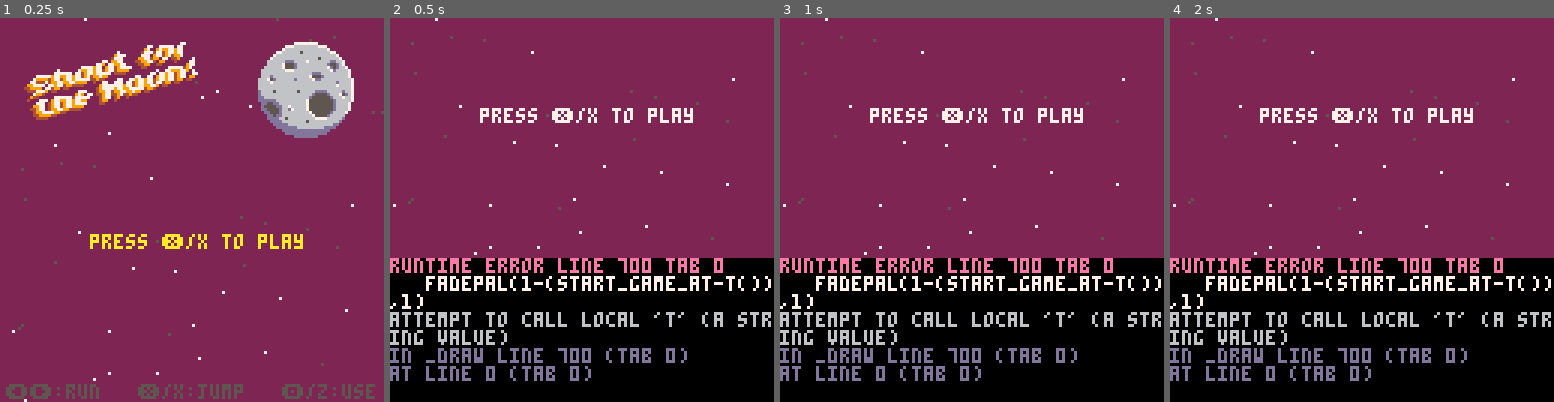
Above: before the commit, frames 1-4 (left to right).
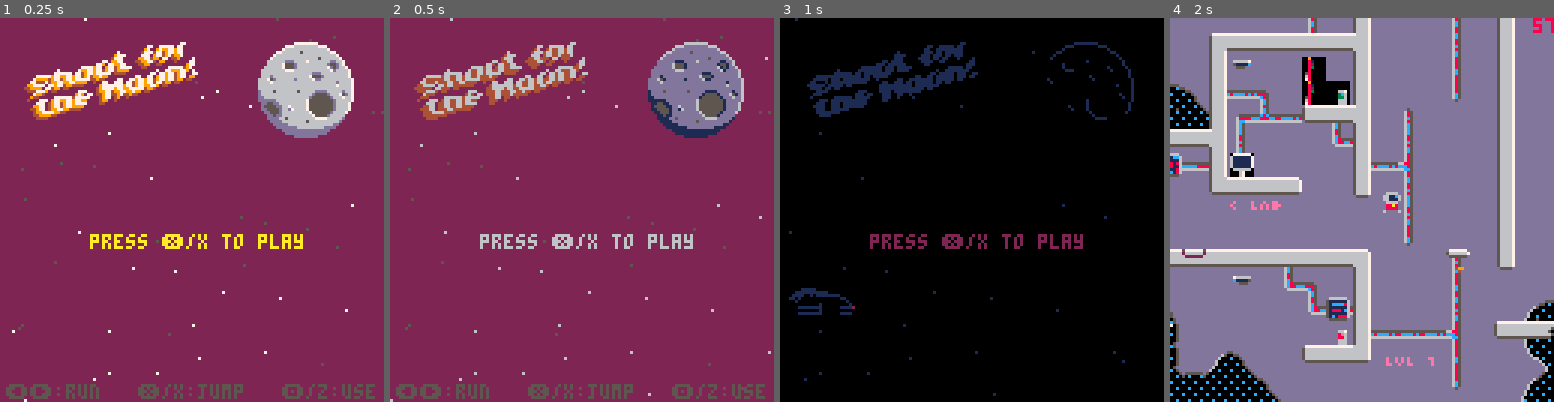
Above: after the commit, the same moments.

Repository: jgradim/gameoff-2020
Game: PICO-8 cartridge moonshot.p8
Two runs of this game, one before a commit and one after it. Both use one fixed random seed, a clock stepped at 60 frames per second and the inputs below.
Inputs:
- Up to frame 1 (0.25 s): no input
- Up to frame 2 (0.5 s): tap X (X key) at 0.33 s
- Up to frame 3 (1 s): tap O (Z key) at 0.7 s
- Up to frame 4 (2 s): tap X (X key) at 1.07, 1.85 s; hold Right from 1.6 s (still down); tap O (Z key) at 1.7 s

Frame 1 is identical in both runs. In frame 2, 48% of the frame differs, in the area x 0-100%, y 0-100%; in frame 3, 69%; in frame 4, 96%.
Error before the commit: runtime error line 700 tab 0; fadepal(1-(start_game_at-t()),1); attempt to call local 't' (a string value)

Commit message:
Fix variable name

Diff:
--- a/moonshot.p8
+++ b/moonshot.p8
@@ -687,9 +687,10 @@
   ssprrect(rect_title, 8,8)
 
   --center text
-  local t="press ❎/x to play"
+  local txt=
+   "press ❎/x to play"
   print(
-   t,hcenter(t),72,
+   txt,hcenter(txt),72,
    time()%0.4<0.2 and 7 or 10
   )
 
